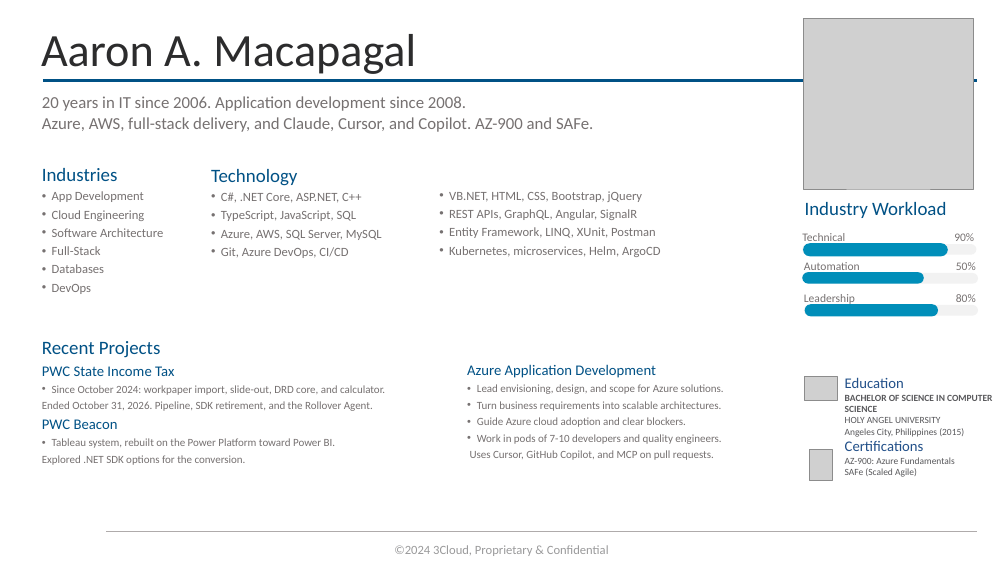
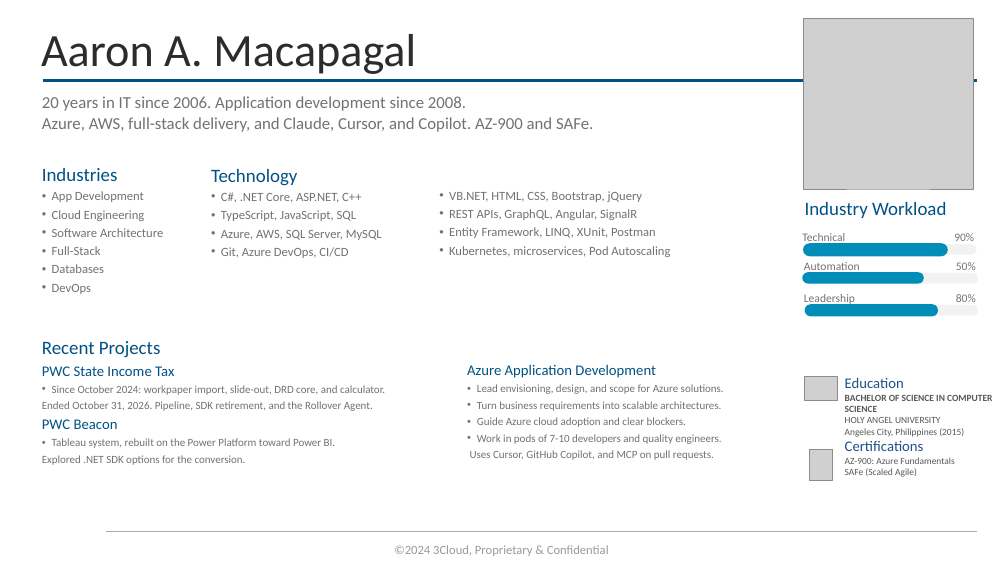
Before and after one commit to zazabix/angular-animation, a slide deck: slide 1 of 3Cloud Bio - Aaron Macapagal.pptx. Drawn at 1008x567 pixels with LibreOffice and Linux fonts; fonts in the diff are those of the drawing; grey boxes stand for pictures; background and template pictures are left out. Boxes give left, top, right and bottom in pixels: in the first picture for what was removed or moved away, otherwise in the second. Text is boxed around its words. In the diff, an @@ line names an element or a change of style, - is before the commit and + after.

```diff
--- a/3Cloud Bio - Aaron Macapagal.pptx
+++ b/3Cloud Bio - Aaron Macapagal.pptx
@@ text at [449,246,670,257]: text changed @@
-• Kubernetes, microservices, Helm, ArgoCD
+• Kubernetes, microservices, Pod Autoscaling
```
